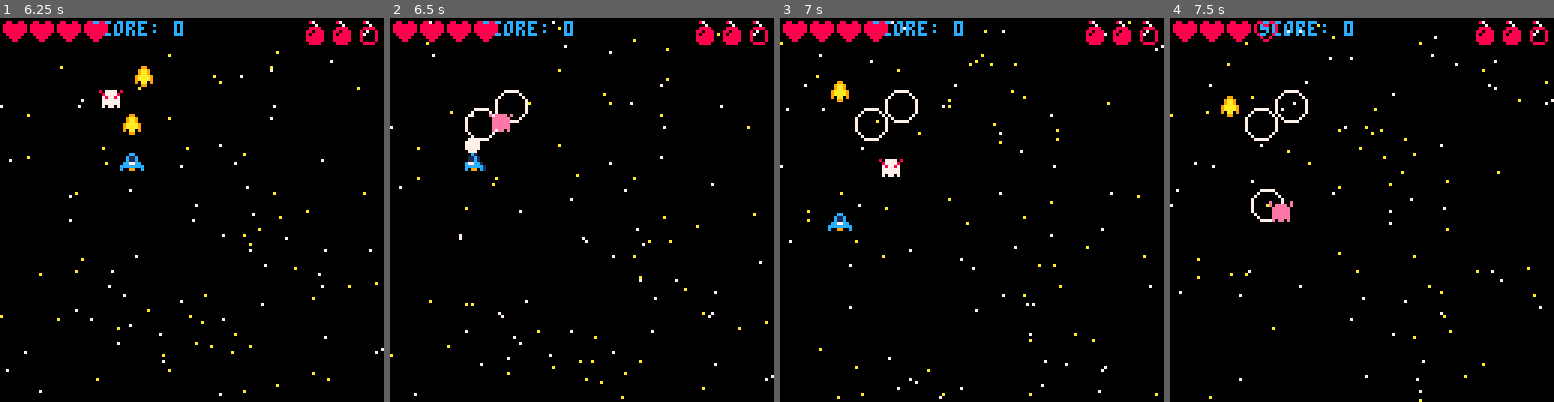
Above: before the commit, frames 1-4 (left to right).
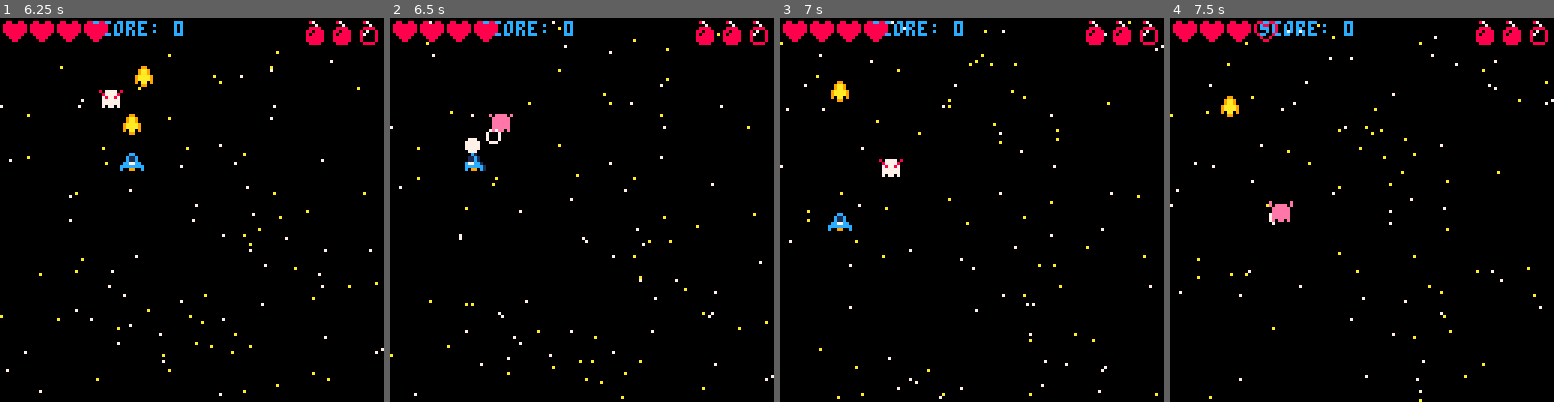
Above: after the commit, the same moments.

Repository: ljsnell/pico-8-shmup
Game: PICO-8 cartridge shmup.p8
Two runs of this game, one before a commit and one after it. Both use one fixed random seed, a clock stepped at 60 frames per second and the inputs below.
Inputs:
- Up to frame 1 (6.25 s): tap O (Z key) at 0.33, 0.7, 1.43, 2.22, 3.1, 3.98, 4.87, 5.75 s; tap X (X key) at 1.07, 2.07, 2.4, 2.73, 3.07, 3.4, 3.73, 4.07, 4.4, 4.73, 5.07, 5.4, 5.73, 6.07 s; hold Left 1.97-2.37 s; hold Down 2.42-2.82 s; hold Right 2.87-3.53 s; hold Up 3.58-4.08 s; hold Right 4.13-4.53 s; hold Down 4.58-5.08 s; hold Left 5.13-5.8 s; hold Up 5.85-6.18 s; hold Left from 6.23 s (still down)
- Up to frame 2 (6.5 s): keep holding Left; tap X (X key) at 6.4 s
- Up to frame 3 (7 s): release Left at 6.63 s; tap O (Z key) at 6.63 s; hold Down from 6.68 s (still down); tap X (X key) at 6.73 s
- Up to frame 4 (7.5 s): tap X (X key) at 7.07, 7.4 s; release Down at 7.08 s; hold Right from 7.13 s (still down)

Frame 1 is identical in both runs. In frame 2, 0.3% of the frame differs, in the area x 19-36%, y 18-33%; in frame 3, 0.3%; in frame 4, 0.5%, in the area x 19-36%, y 18-54%.

Commit message:
Through 30 min.

Diff:
--- a/shmup.p8
+++ b/shmup.p8
@@ -110,7 +110,8 @@
 	local mysw={}
 	mysw.x=shx
 	mysw.y=shy
-	mysw.r=5
+	mysw.r=1
+	mysw.tr=5
 	add(shwaves,mysw)
 end
 
@@ -152,6 +153,10 @@
 	-- drawing swaves
 	for mysw in all(shwaves) do
 		circ(mysw.x,mysw.y,mysw.r,7)
+		mysw.r+=1
+		if mysw.r>mysw.tr then
+			del(shwaves,mysw)
+		end
 	end
 
 	-- drawing explosions
@@ -430,7 +435,7 @@
 		for mybul in all(buls) do
 			if col(myen,mybul) then
 				del(buls, mybul)
-				smol_shwave(mybul.x, mybul.y)
+				smol_shwave(mybul.x+4, mybul.y+4)
 				myen.hp-=1
 				sfx(3)
 				myen.flash=5
